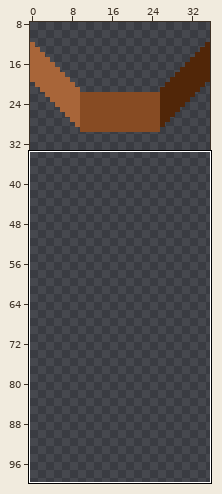
Sprite sheet, stored at images/Obstacle/block.png. The first picture is a wide view before the edit; the outline marks the close-up.
Close-up. Earlier state:
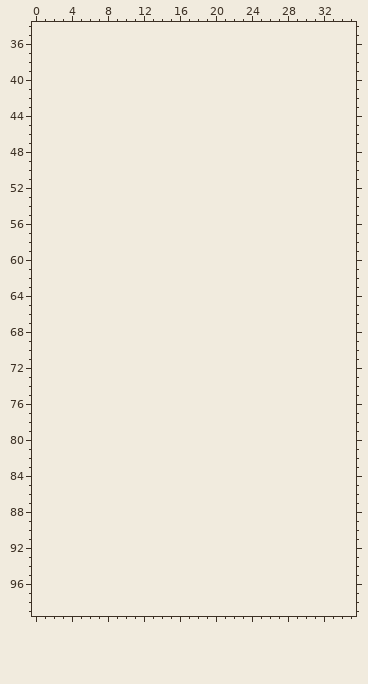
The file is 36x30 pixels. Shown: x 0..35, y 34..99. The old version is drawn lined up with the new one, on the new canvas. The wide view leaves out empty margins.
Now the later version:
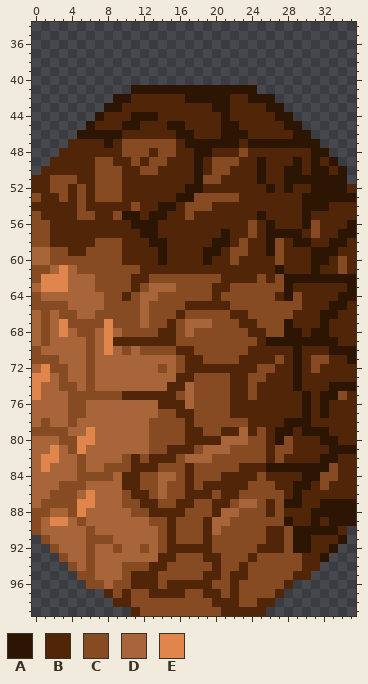
Palette (. is transparent): A #2d1504  B #512608  C #874b23  D #a86539  E #e0854c
Changes in this commit:
canvas 36x30 -> 36x100
Changed rows in their new state; - is an unchanged pixel.
first column x 0:
 41 -----------AAAAAAAAAAAAAA-----------
 42 ---------AABBBBBBAAAAABBAAA---------
 43 --------AABBBBBBBBBBAABBBBAA--------
 44 -------ABBBAAABBBBBBBABBBBBAA-------
 45 ------ABBBAABBBAABBBBAABBBBBAA------
 46 -----AAAAABBBBBBAABBBAAABBBBBAA-----
 47 ----BBBBABCCCCCCBAAAAAABAAAAAAAA----
 48 ---BBBBBBBCCCBCCBBAABBBCBBBBBBBAA---
 49 --BBBBBCCBBCBCCBBBABCCCBBABBBABABA--
 50 -BBBBBBCCCBBCCBBBBABCCBBBABBAABAABA-
 51 BBCCCBBCCCBBBBBBBBACCBBBBABBAAAAAAA-
 52 BBCCBCBCCCBBBBBBBAABBBBBBBABABBAAAAB
 53 CBBCBCBCCCBBBBBBAACCCCCBBBBBBBAAAAAA
 54 BBBBBCBBBBBCBBAABCCCBBBBBBBBBBAAABBB
 55 CBBBBCCBBCAABAABBCBBBBBBBABBBBABBBBB
 56 CCBBBBBBBBBAAABBBBBBBBBBCBABBBACBBBA
 57 CCBBBBBBBBBBAABBBBBBBABBCBAAAABCBBAA
 58 CCBBBBBCCCBBBAABBBBBAABCBBACBAABBAAB
 59 DDCCBBCCCCBBBBABBBBAABCCBBACBBBAAABB
 60 DDCCCCCCCCBBBBABBBBABBCBBBBCBBBAABCB
 61 CCDEDCCCCCCCBBBBBBBBBBBBBBBABBBABBCB
 62 CEEEDDDCCCCBBCCCCCCCCBBBBCBCAAAAAAAA
 63 DEEEDDDCCCCBCDDDCCCCBBCCCCCCABBBBBBA
 64 CDDDDDDDCCBCDDCCCCCCBCCCCCCBACBBBBAA
 65 CCCCDDDDCCCCDCCCCBBBBBCCCCCCCCBBBAAB
 66 DCDCCDDCCCCCDCCCBCCCCCBBCCCCCBBBAABB
 67 DCDECCCCECCCDCCBCDDDCCCBBCCCABBBABBB
 68 DCDEDCCDEDCCCCBBCDCCCCCCBBCCAABAABBB
 69 DCDDDDCDEBBBBBBBCCCCCCCCCBAAAAAAAABB
 70 CDDDDDCDEDCDCCCCBBCCCCCCBBBBBABBBAAA
 71 CCCDDDCDDDDDDDDDCBBCCCCBBBBCBABCCBBA
 72 DECCDDCDDDDDDDCDCBBBBBBBBCCBBABCBBBB
 73 EEDCDDCDDDDDDDDDBBCCCCBBCCBBBABBBBBB
 74 EDDCCDCDDDDDDDDBBDCCCCBBCBBBBABBBAAA
 75 EDDDCCCCCCBBBBBBCDCCCCBBCBBBBBABAACB
 76 DDDDCCDDDDDDDDBBBDCCCCBBBBBBBBABABBB
 77 DDDDCCDDDDDDDDCCBBCCCCBBBBBBBBABABBB
 78 DCDDCDDDDDDDDCCCCBCCCCCCBBBBAAABBBBB
 79 CCCCDDEDDDDDDCCCCBBCCBBDBCBAABAAABBB
 80 DDDCCEEDDDDDDCCCCBBBBDDDCCBACBBBAABB
 81 DDEDCEDDDDDDDCCBBBCDDDCCCCBCCBBBBAAA
 82 DEEDDCDDDDCBCBBBCDDDCCCCCCBCBBBBAABB
 83 DEDDDCDDCCCBBBCCCBCCCCCBBBAAAAAAACBB
 84 DDDDDCCCCDBBCCDDCBCCCBBBBCBBBBAACCBB
 85 DDDCCCDDDDBBCCDCCBCBBBBBCCCBBAABCBBB
 86 DDCCCDEDDDCBBCDCCBBBCBBCCCCCBABBBBBB
 87 DCCCCEEDDDCCBBCCBBCCBBCDDCBCAABBAAAA
 88 CCDDCEDDDDDCCBBBBCCCBDDCCCBCBBBAAAAA
 89 CDEEDCDDDDDDDCCBCCCBDDCCCCCCABBABAAA
 90 CDDDDDCDDDDDDDCBCCCBDCCCCCBBCAAAAAB-
 91 -CDDDDCCCDDDDDCBCCCBCCCCCCBBCAABBBA-
 92 --CDDDCDDCDDCDCBBBBBCCCCCBBBCAABBA--
 93 ---CDDCDDDDDDDBBCCCBBCCCBCCCCCBBA---
 94 ----CDCDDDCCCBBCCCCCBCCBCCCCCCBB----
 95 -----CCDDDCBBBCCCCCBBCBBCCCCCBB-----
 96 ------CCDCCBBBCBBBBBCCBCCCCCB-------
 97 --------BCBCCBBBBCCBBCBCCCCB--------
 98 ---------BBCCCCCCCCCBBBCCBB---------
 99 -----------BCCCCCCCCCBBBBB----------
Pixel boxes of the changes (left, top, right, bottom) in both close-ups:
added: (32, 85, 356, 616)
